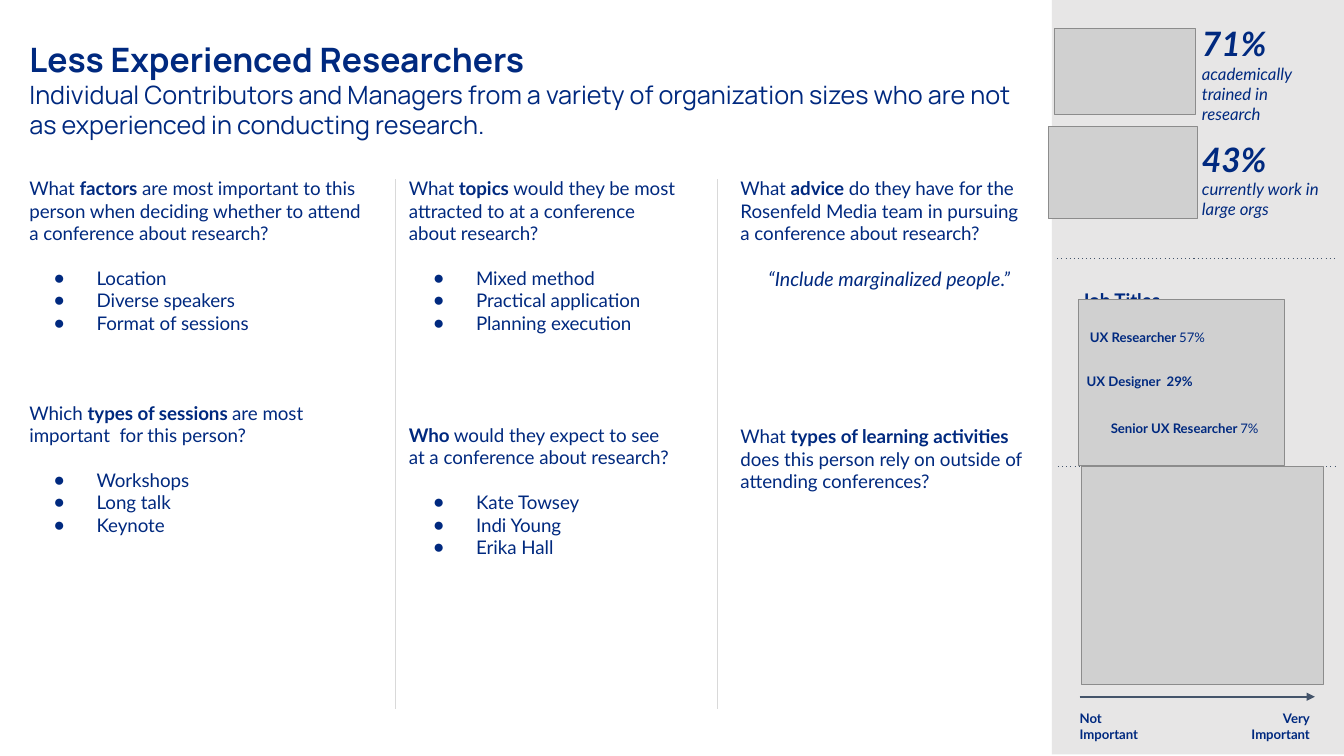
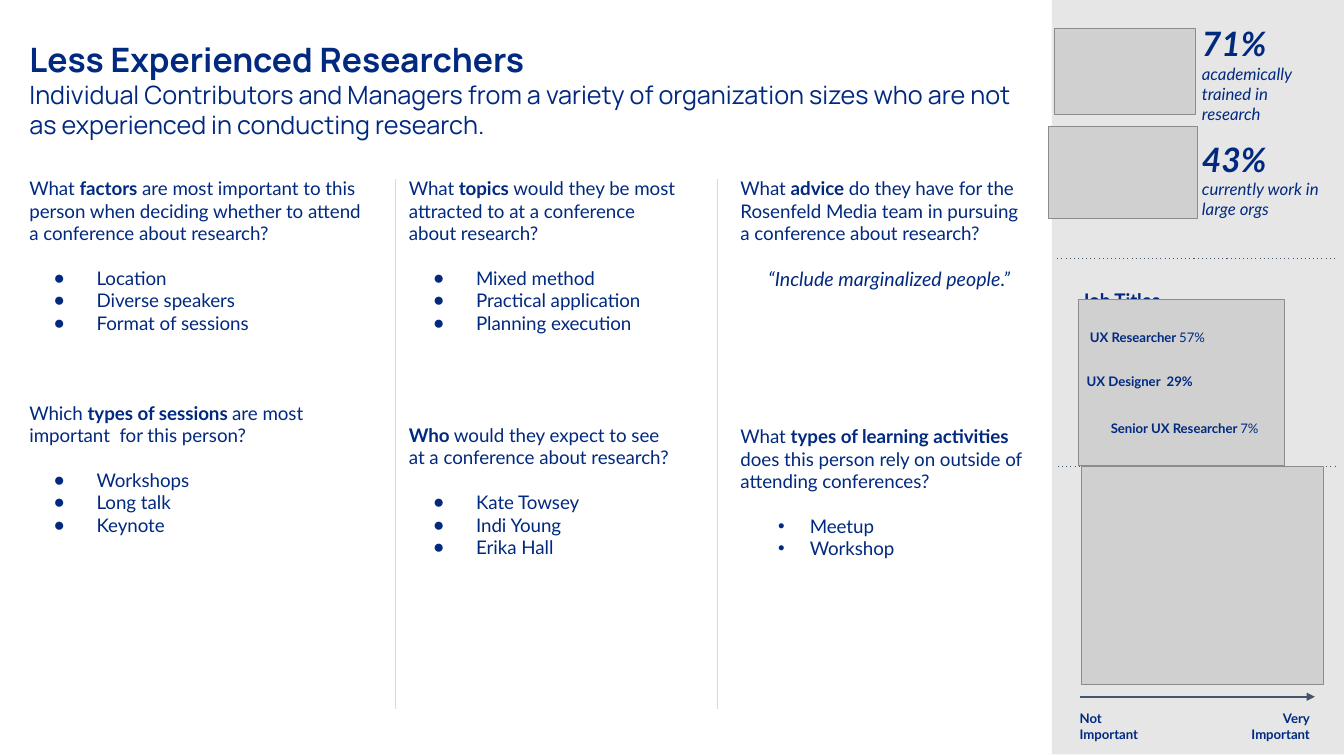
Before and after one commit to PersonaPredicta/Survey_Says..., a slide deck: slide 4 of established_personas.pptx. Drawn at 1344x756 pixels with LibreOffice and Linux fonts; fonts in the diff are those of the drawing; grey boxes stand for pictures. Boxes give left, top, right and bottom in pixels: in the first picture for what was removed or moved away, otherwise in the second. Text is boxed around its words. In the diff, an @@ line names an element or a change of style, - is before the commit and + after.

```diff
--- a/established_personas.pptx
+++ b/established_personas.pptx
@@ text at (810,519,895,559): paragraphs added @@
+• Meetup
+• Workshop
```
Also in this commit, not shown: 4 other slides changed, 1 slide added.
